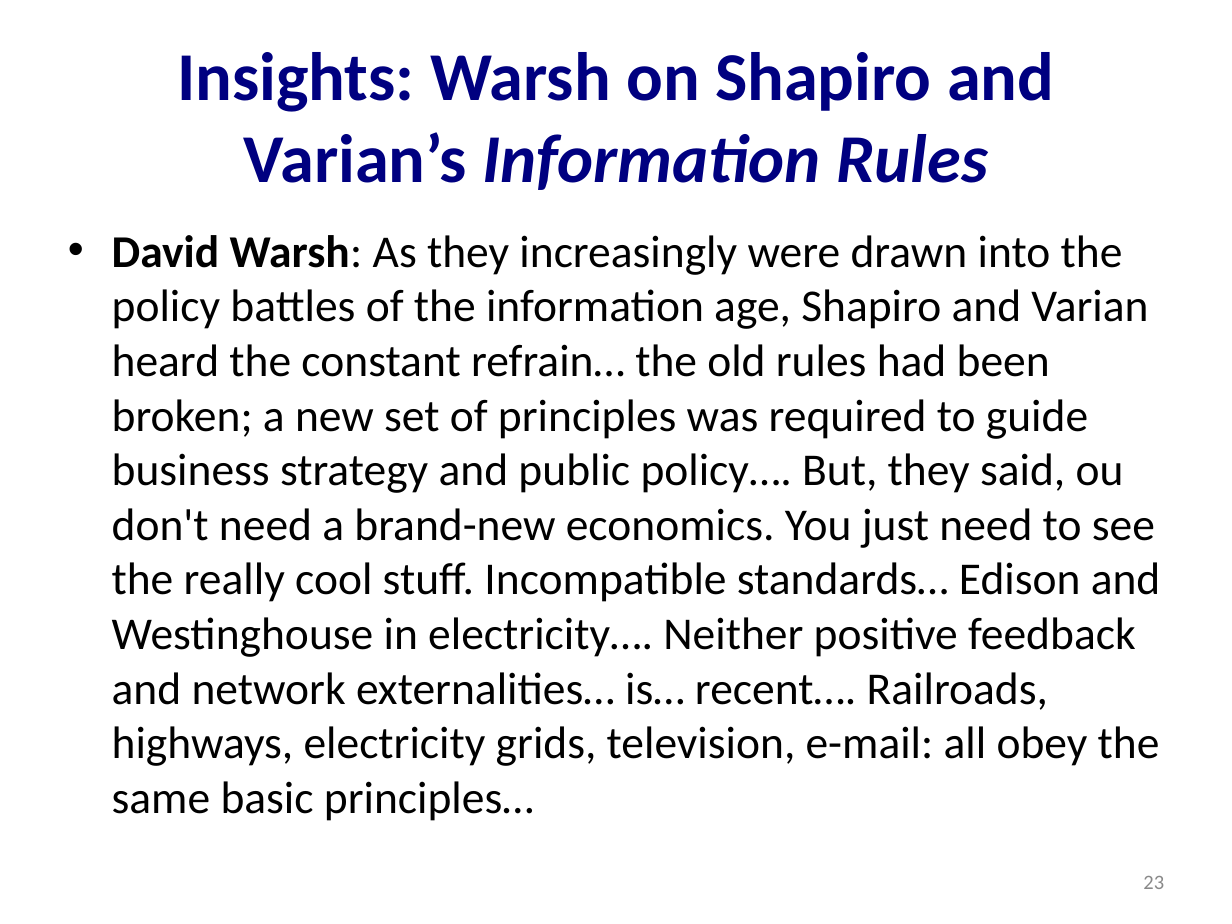
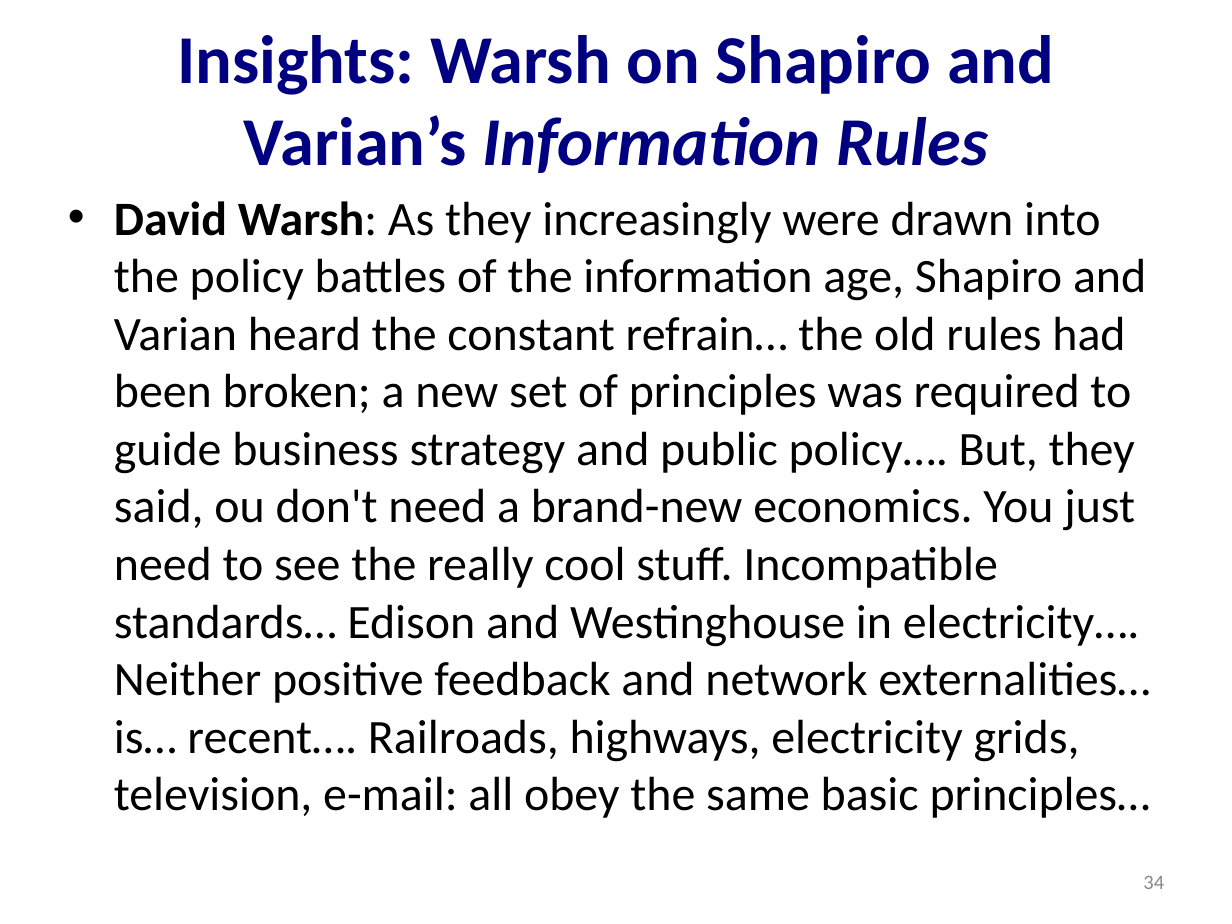
Before and after one commit to DavidLJ/public-files, a slide deck: slide 34 of econ-210a-lecture-1a.pptx (slide 23 before the commit). Drawn at 1232x924 pixels with LibreOffice and Linux fonts; fonts in the diff are those of the drawing. Boxes give left, top, right and bottom in pixels: in the first picture for what was removed or moved away, otherwise in the second. Text is boxed around its words. In the diff, an @@ line names an element or a change of style, - is before the commit and + after.

```diff
--- a/econ-210a-lecture-1a.pptx
+++ b/econ-210a-lecture-1a.pptx
@@ title "Insights: Warsh on Shapiro and ..." moved from (x1=178, y1=52, x2=1054, y2=190) to (x1=178, y1=35, x2=1054, y2=173) @@
@@ text "David Warsh: As they increasingly ..." moved from (x1=112, y1=235, x2=1161, y2=821) to (x1=114, y1=201, x2=1151, y2=818) @@
@@ text "David Warsh: As they increasingly ..." at (x1=114, y1=201, x2=1151, y2=818): size 26.6 to 28 pt; indent changed @@
@@ page number at (x1=1143, y1=876, x2=1164, y2=889): text changed @@
-23
+34
```
Also in this commit, not shown: 8 other slides changed, 9 slides added, 5 other files.
